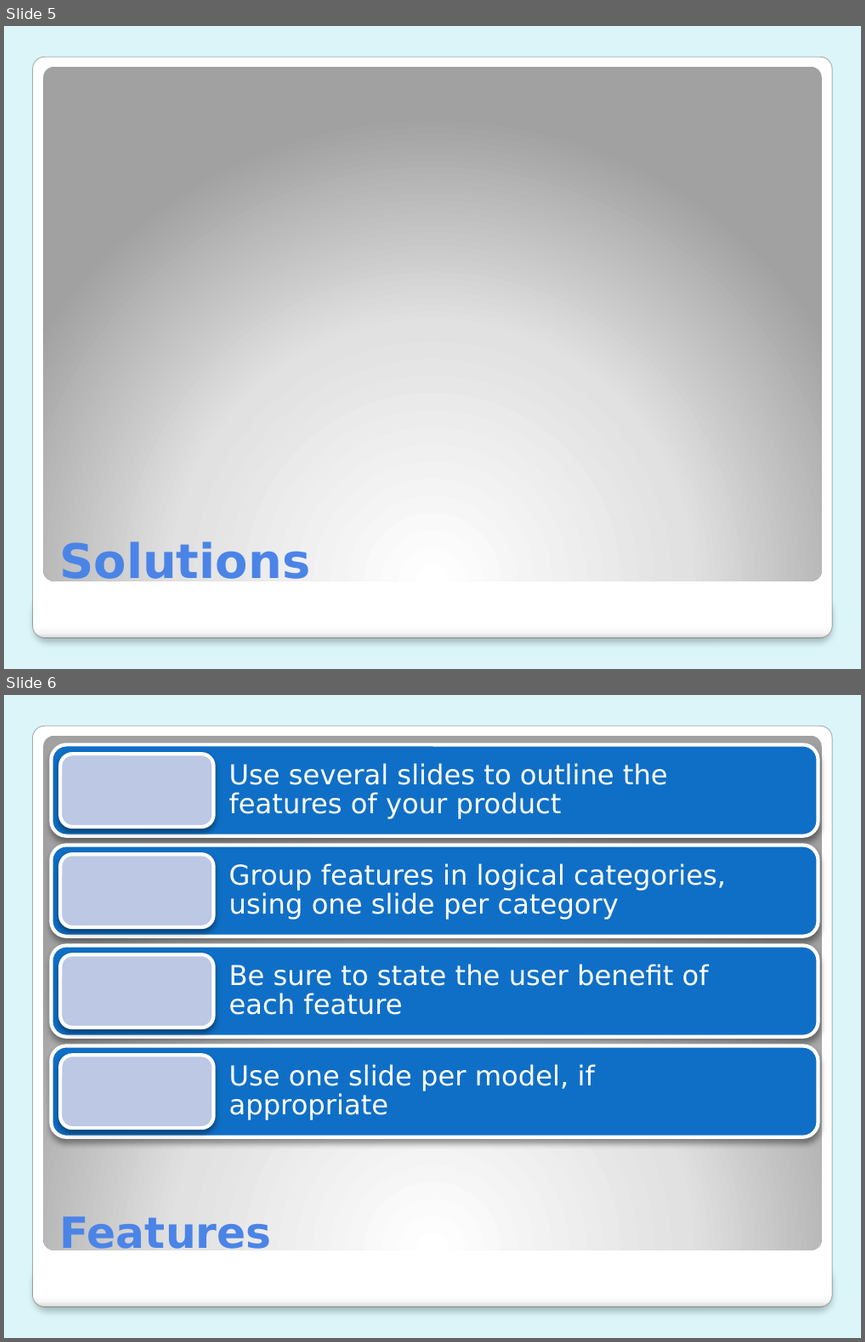
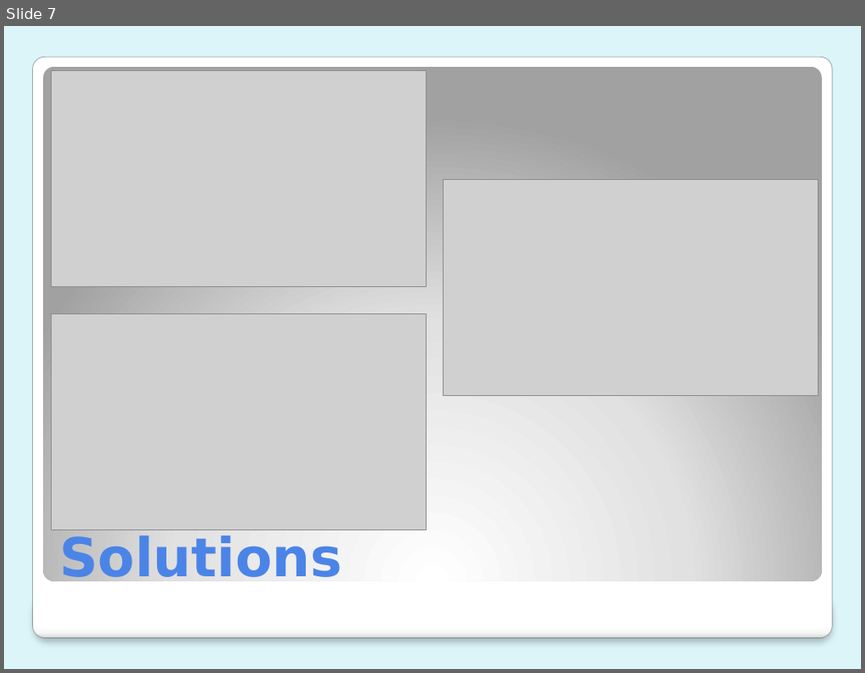
Before and after one commit to mlbelchez/Project---TENTREP, a slide deck: Presentation/PPT/Presentation 3.pptx. Shown one above the other, each under a label of ours: slides 5 and 6 before the commit, slide 7 after it. The pictures are 865x1342 and 865x673 pixels, drawn with LibreOffice and Linux fonts; fonts in the diff are those of the drawing; grey boxes stand for pictures. Boxes give left, top, right and bottom in pixels: in the first picture for what was removed or moved away, otherwise in the second. Text is boxed around its words. In the diff, an @@ line names an element or a change of style, - is before the commit and + after.

```diff
--- a/Presentation/PPT/Presentation 3.pptx
+++ b/Presentation/PPT/Presentation 3.pptx
@@ slide 6 removed at <box>4,695,861,1338</box>, background #DBF5F9; not listed: 3 template elements that a slide beside it also shows @@
@@ group removed at <box>51,744,818,1136</box>: 8 rounded rectangles, 4 texts @@
-Use several slides to outline the features of your product
-Group features in logical categories, using one slide per category
-Be sure to state the user benefit of each feature
-Use one slide per model, if appropriate
@@ title removed at <box>59,1212,271,1257</box> @@
-Features
@@ what was slide 5 is now slide 7 @@
@@ slide 7 changed as well @@
@@ picture added at <box>51,70,426,286</box> @@
@@ picture added at <box>443,179,818,395</box> @@
@@ picture added at <box>51,314,426,530</box> @@
@@ title "Solutions" at <box>59,533,341,587</box>: size 40 to 45 pt @@
```
Also in this commit, not shown: 3 other slides changed, 25 slides added, 5 other slides removed.
